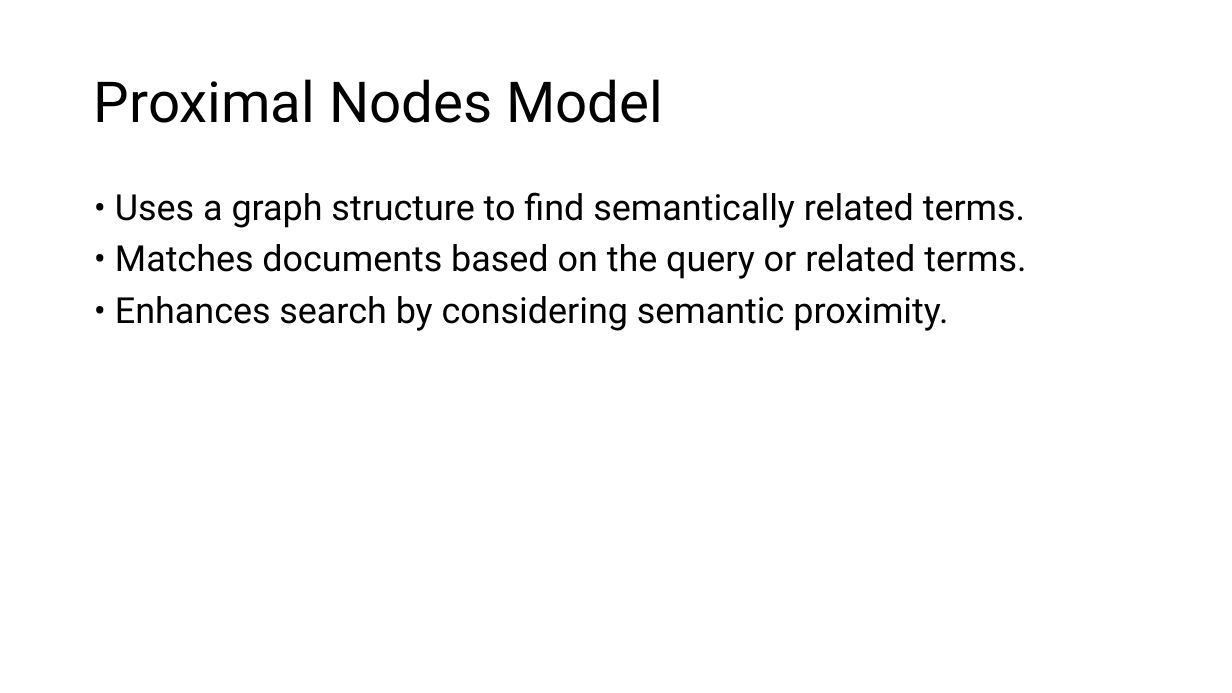
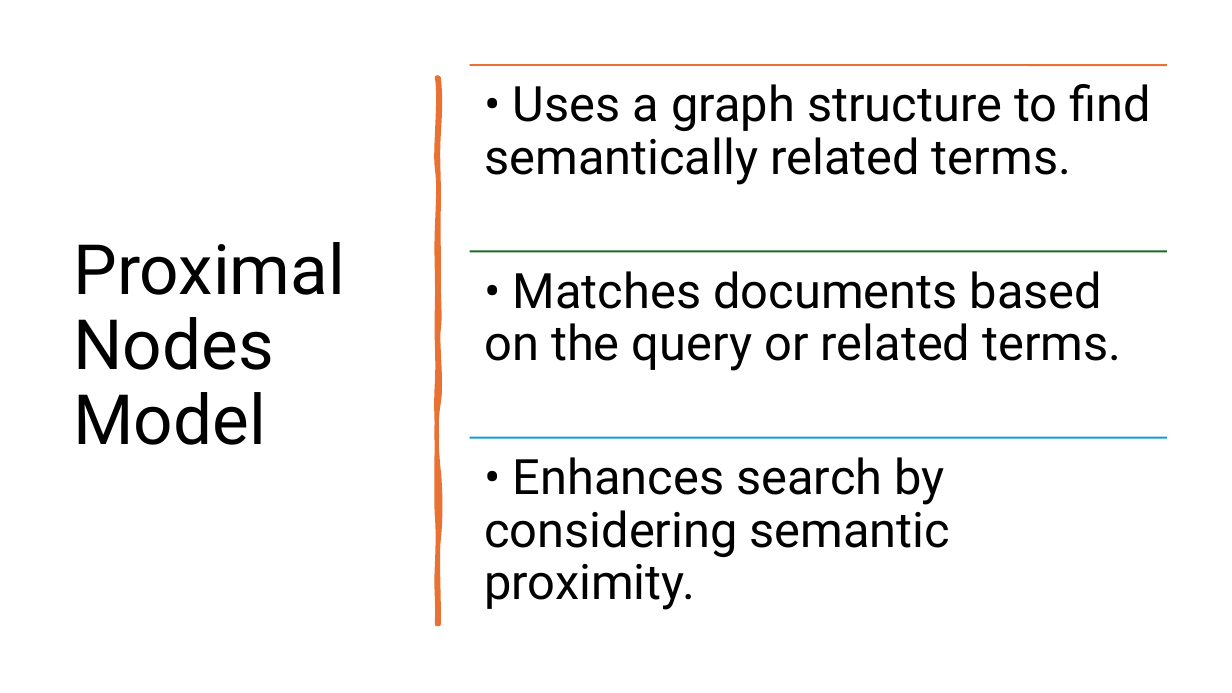
Before and after one commit to AbdulMateenzwl/Information-Retrieval, a slide deck: slide 7 of Assignment 3/Report.pptx. Drawn at 1232x693 pixels with LibreOffice and Linux fonts; fonts in the diff are those of the drawing. Boxes give left, top, right and bottom in pixels: in the first picture for what was removed or moved away, otherwise in the second. Text is boxed around its words. In the diff, an @@ line names an element or a change of style, - is before the commit and + after.

Commit message:
Refine documentation and enhance related words graph for better clarity and organization

```diff
--- a/Assignment 3/Report.pptx
+++ b/Assignment 3/Report.pptx
@@ title "Proximal Nodes Model": place and size @@
-title "Proximal Nodes Model" at [94,79,664,123]
+title "Proximal Nodes Model" at [73,242,345,445]
@@ title "Proximal Nodes Model" at [73,242,345,445]: size 44 to 54 pt @@
@@ freeform shape added at [437,78,439,625], fill #E97132, outline #E97132 3.25 pt @@
@@ text removed at [115,192,1026,331] @@
-• Uses a graph structure to find semantically related terms.
-• Matches documents based on the query or related terms.
-• Enhances search by considering semantic proximity.
@@ group added at [470,65,1167,610]: 3 lines, 3 texts @@
+• Uses a graph structure to find semantically related terms.
+• Matches documents based on the query or related terms.
+• Enhances search by considering semantic proximity.
```
Also in this commit, not shown: 9 other slides changed, 11 other files.
